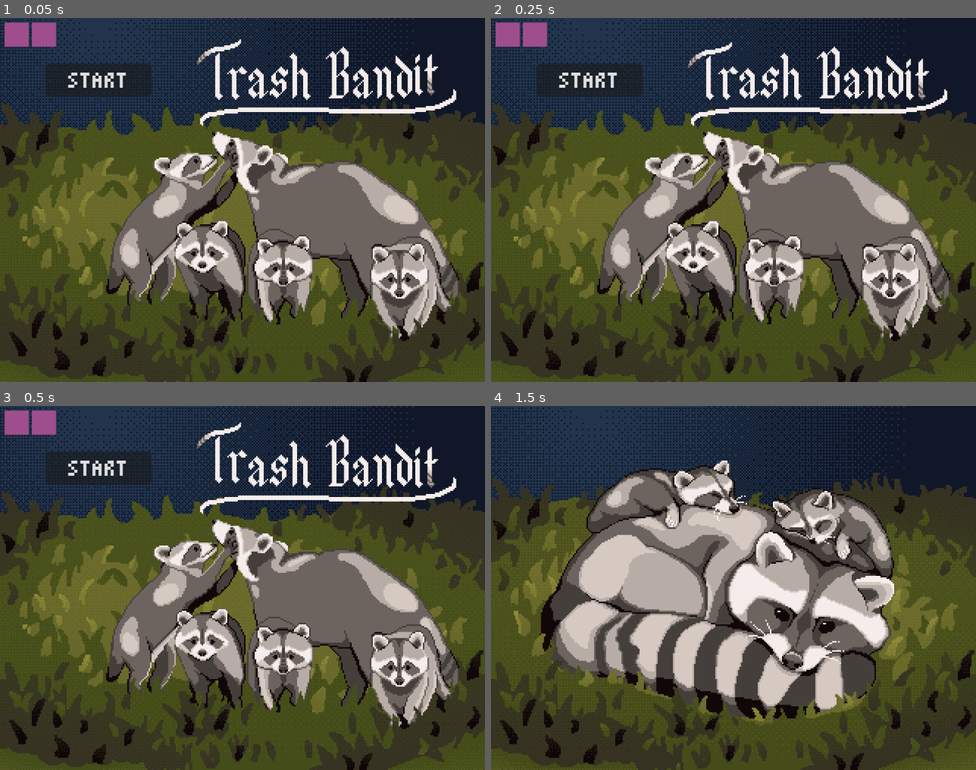
Above: before the commit, frames 1-4 (two rows, left to right).
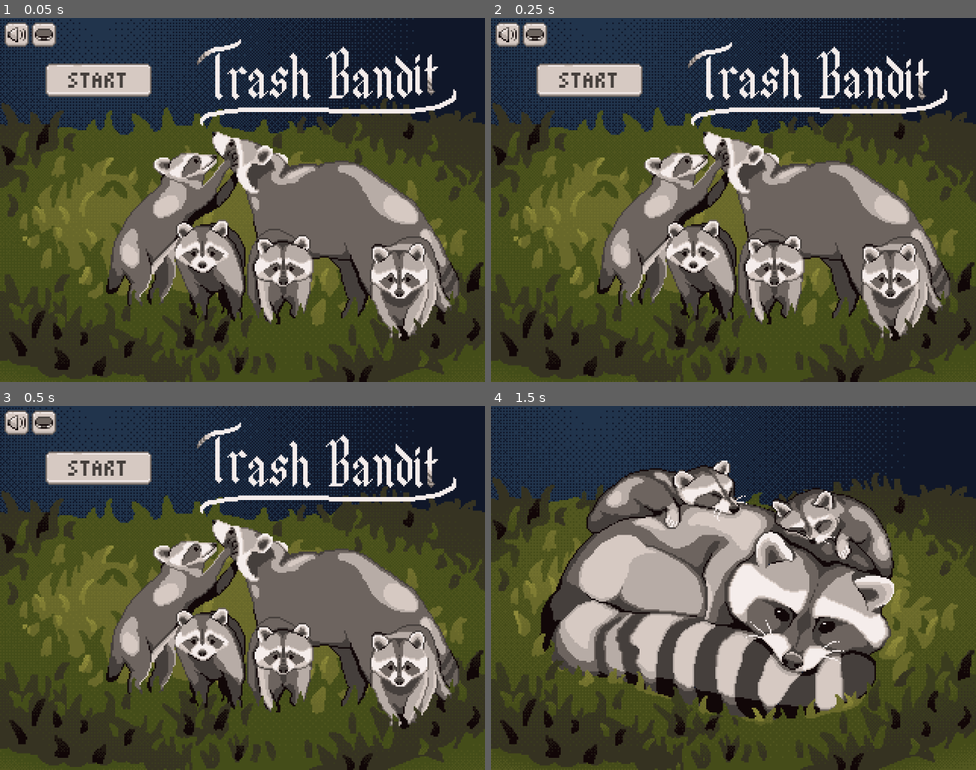
Above: after the commit, the same moments.

Repository: amy-ev/Game-like-Jam
Game: Godot game, scene res://start_menu.tscn
Two runs of this game, one before a commit and one after it. Both use one fixed random seed, a clock stepped at 60 frames per second and the inputs below.
Inputs (mouse positions are in pixels of both pictures, inside the frame that each line leads up to):
- Up to frame 1 (0.05 s): no input
- Up to frame 2 (0.25 s): no input
- Up to frame 3 (0.5 s): no input
- Up to frame 4 (1.5 s): click "START" at 0.5 s; move the mouse to (840, 569) at 1.27 s; hold Right (ui_right) from 1.28 s (still down); hold E (interact) from 1.28 s (still down); click (840, 569) at 1.42 s

The runs differ from the first frame. In frame 1, 2.6% of the frame differs, in the area x 0-32%, y 1-22%; in frame 2, 2.6%; in frame 3, 2.6%; in frame 4, nothing differs.

Commit message:
updated start menu control buttons

Diff:
--- a/GameLikeJam/start_menu.tscn
+++ b/GameLikeJam/start_menu.tscn
@@ -3,9 +3,13 @@
 [ext_resource type="Texture2D" uid="uid://hf4bhde7lvrg" path="res://assets/start-screen.png" id="2_vpdu5"]
 [ext_resource type="Texture2D" uid="uid://d2mhfq30f16rl" path="res://assets/title.png" id="3_v2mkm"]
 [ext_resource type="FontFile" uid="uid://cyltpnbsvujls" path="res://assets/font/8-bit-forensics.ttf" id="3_vpdu5"]
-[ext_resource type="Texture2D" uid="uid://dqu4fcfpflgkp" path="res://assets/food.png" id="4_v2mkm"]
+[ext_resource type="Texture2D" uid="uid://b3svpyersbsqv" path="res://assets/music_play.png" id="4_pgi0o"]
+[ext_resource type="Texture2D" uid="uid://ccb13g8vbjwqs" path="res://assets/ui_background.png" id="4_xsckg"]
+[ext_resource type="Texture2D" uid="uid://dfpso5f5ya6o8" path="res://assets/music_mute.png" id="5_73a2t"]
 [ext_resource type="PackedScene" uid="uid://qasul7tdg00p" path="res://shaders/shader-overlay.tscn" id="5_ctwoq"]
-[ext_resource type="Texture2D" uid="uid://dbjl2t8n614uk" path="res://assets/trash.png" id="5_ppfnh"]
+[ext_resource type="Texture2D" uid="uid://bbsct5gddgtmq" path="res://assets/ui_background_pressed.png" id="5_gfl6h"]
+[ext_resource type="Texture2D" uid="uid://bkajrhv232bab" path="res://assets/vision_off.png" id="6_xsckg"]
+[ext_resource type="Texture2D" uid="uid://b4vf0uhtoi26g" path="res://assets/vision_on.png" id="7_gfl6h"]
 
 [sub_resource type="GDScript" id="GDScript_ndybt"]
 script/source = "extends CanvasLayer
@@ -136,6 +140,27 @@
 "speed": 9.0
 }]
 
+[sub_resource type="StyleBoxTexture" id="StyleBoxTexture_kefd2"]
+texture = ExtResource("4_xsckg")
+texture_margin_left = 2.0
+texture_margin_top = 4.0
+texture_margin_right = 2.0
+texture_margin_bottom = 4.0
+
+[sub_resource type="StyleBoxTexture" id="StyleBoxTexture_acoh7"]
+texture = ExtResource("5_gfl6h")
+texture_margin_left = 2.0
+texture_margin_top = 4.0
+texture_margin_right = 2.0
+texture_margin_bottom = 4.0
+
+[sub_resource type="StyleBoxTexture" id="StyleBoxTexture_xsckg"]
+texture = ExtResource("4_xsckg")
+texture_margin_left = 2.0
+texture_margin_top = 4.0
+texture_margin_right = 2.0
+texture_margin_bottom = 4.0
+
 [node name="start-menu" type="CanvasLayer" unique_id=497046854]
 script = SubResource("GDScript_ndybt")
 
@@ -159,8 +184,14 @@
 offset_top = 30.0
 offset_right = 100.0
 offset_bottom = 52.0
+theme_override_colors/font_color = Color(0.27058825, 0.24705882, 0.23529412, 1)
+theme_override_colors/font_pressed_color = Color(0.27058825, 0.24705882, 0.23529412, 1)
+theme_override_colors/font_hover_color = Color(0.42745098, 0.39215687, 0.37254903, 1)
 theme_override_fonts/font = ExtResource("3_vpdu5")
 theme_override_font_sizes/font_size = 16
+theme_override_styles/normal = SubResource("StyleBoxTexture_kefd2")
+theme_override_styles/pressed = SubResource("StyleBoxTexture_acoh7")
+theme_override_styles/hover = SubResource("StyleBoxTexture_xsckg")
 text = "START"
 icon_alignment = 1
 
@@ -174,17 +205,17 @@
 [node name="mute" type="TextureButton" parent="HBoxContainer" unique_id=1116265657]
 layout_mode = 2
 toggle_mode = true
-texture_normal = ExtResource("4_v2mkm")
+texture_normal = ExtResource("4_pgi0o")
+texture_pressed = ExtResource("5_73a2t")
 
 [node name="raccoon_vision" type="TextureButton" parent="HBoxContainer" unique_id=23988270]
 layout_mode = 2
 toggle_mode = true
-texture_normal = ExtResource("4_v2mkm")
-texture_pressed = ExtResource("5_ppfnh")
-texture_disabled = ExtResource("5_ppfnh")
-texture_focused = ExtResource("5_ppfnh")
+texture_normal = ExtResource("6_xsckg")
+texture_pressed = ExtResource("7_gfl6h")
 
 [node name="raccoon_vision" parent="." unique_id=1411555812 instance=ExtResource("5_ctwoq")]
+visible = false
 
 [connection signal="pressed" from="Button" to="." method="_on_button_pressed"]
 [connection signal="toggled" from="HBoxContainer/raccoon_vision" to="." method="_on_raccoon_vision_toggled"]
Binary file added: GameLikeJam/assets/music_mute.png
Not shown, added: GameLikeJam/assets/music_mute.png.import
Binary file added: GameLikeJam/assets/music_play.png
Not shown, added: GameLikeJam/assets/music_play.png.import
Binary file added: GameLikeJam/assets/ui_background.png
Not shown, added: GameLikeJam/assets/ui_background.png.import
Binary file added: GameLikeJam/assets/ui_background_pressed.png
Not shown, added: GameLikeJam/assets/ui_background_pressed.png.import
Binary file added: GameLikeJam/assets/vision_off.png
Not shown, added: GameLikeJam/assets/vision_off.png.import
Binary file added: GameLikeJam/assets/vision_on.png
Not shown, added: GameLikeJam/assets/vision_on.png.import
